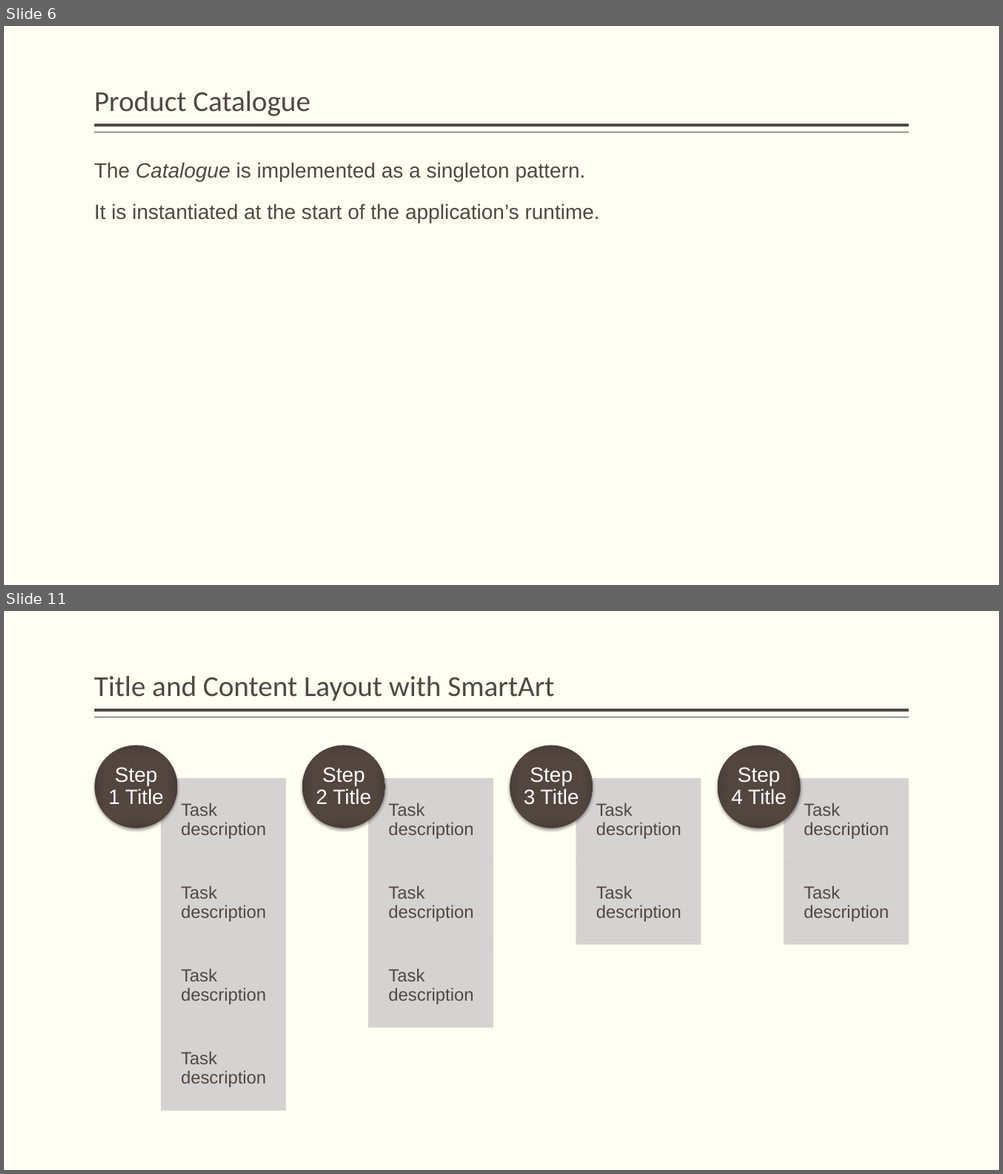
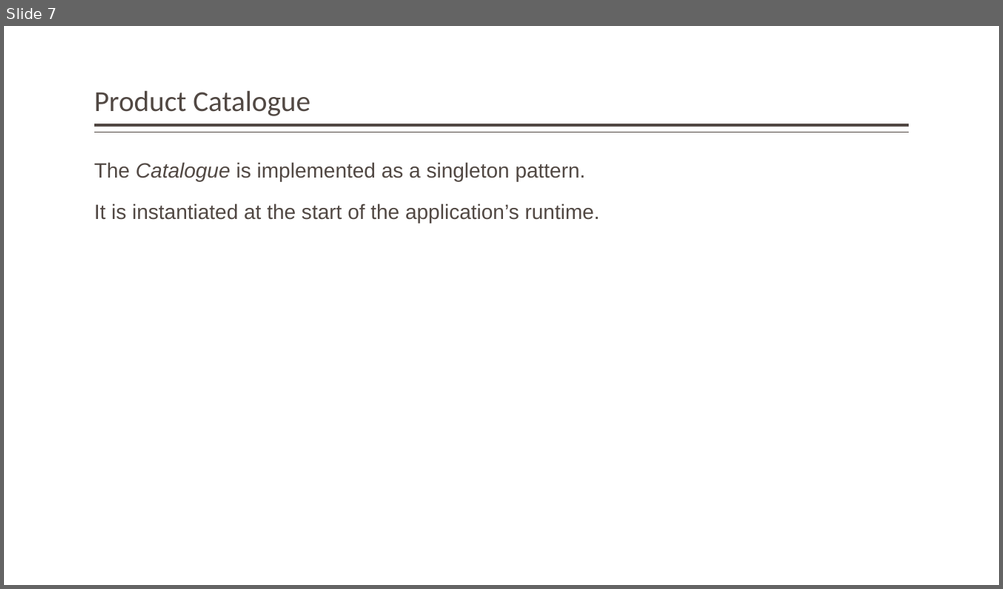
Before and after one commit to StateControlled/SE450_Final_Project, a slide deck: Final Project.pptx. Shown one above the other, each under a label of ours: slides 6 and 11 before the commit, slide 7 after it; the slides between them are not shown. The pictures are 1003x1174 and 1003x589 pixels, drawn with LibreOffice and Linux fonts; fonts in the diff are those of the drawing. Boxes give left, top, right and bottom in pixels: in the first picture for what was removed or moved away, otherwise in the second. Text is boxed around its words. In the diff, an @@ line names an element or a change of style, - is before the commit and + after.

```diff
--- a/Final Project.pptx
+++ b/Final Project.pptx
@@ slide 11 removed at bbox=[4, 611, 999, 1170], background #FFFFF3; not listed: 2 template elements that a slide beside it also shows @@
@@ title removed at bbox=[94, 675, 554, 701] @@
-Title and Content Layout with SmartArt
@@ group removed at bbox=[94, 745, 908, 1111]: 15 texts, 11 rectangles, 4 ellipses @@
-Task description
-Task description
-Task description
-Task description
-Step 1 Title
-Task description
-Task description
-Task description
-Step 2 Title
-Task description
-Task description
-Step 3 Title
-Task description
-Task description
-Step 4 Title
@@ what was slide 6 is now slide 7 @@
```
Also in this commit, not shown: 10 other slides changed, 4 slides added, 5 other slides removed, 11 other files.
